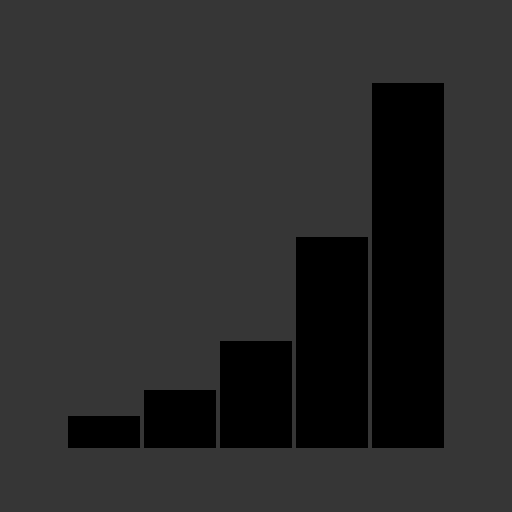
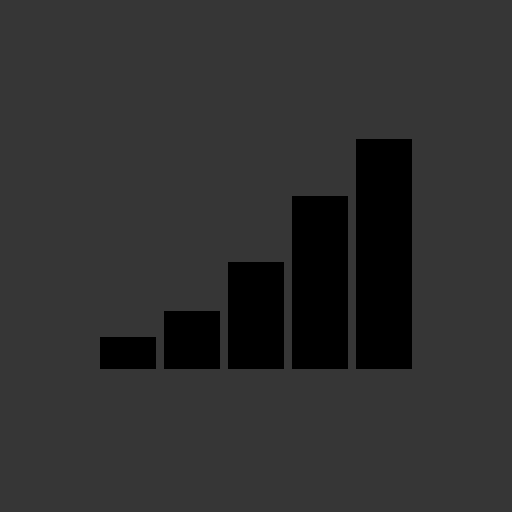
The second 512×512 image is a revision of the first. Changes to its layers:
painted on "Background copy #4" over [356, 83, 444, 448]
painted on "Background copy #3" over [292, 196, 368, 448]
painted on "Background copy #2" over [220, 262, 292, 448]
painted on "Background copy #1" over [144, 311, 220, 448]
painted on "Background copy" over [68, 337, 156, 448]
added layer "circle_guide" over [68, 83, 444, 448]
